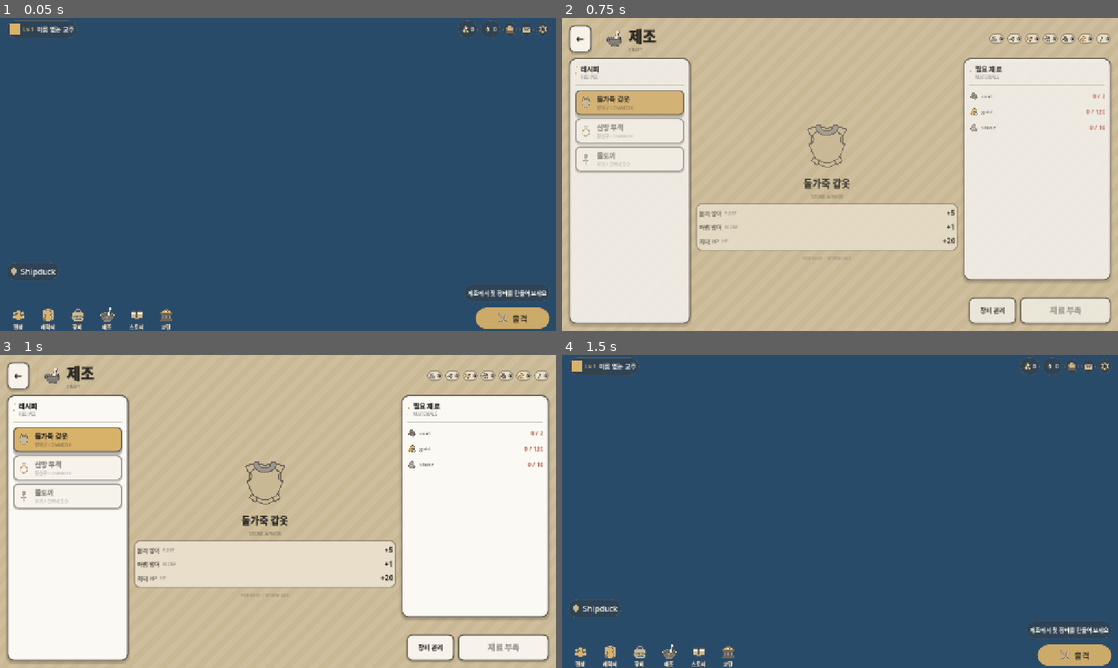
Above: before the commit, frames 1-4 (two rows, left to right).
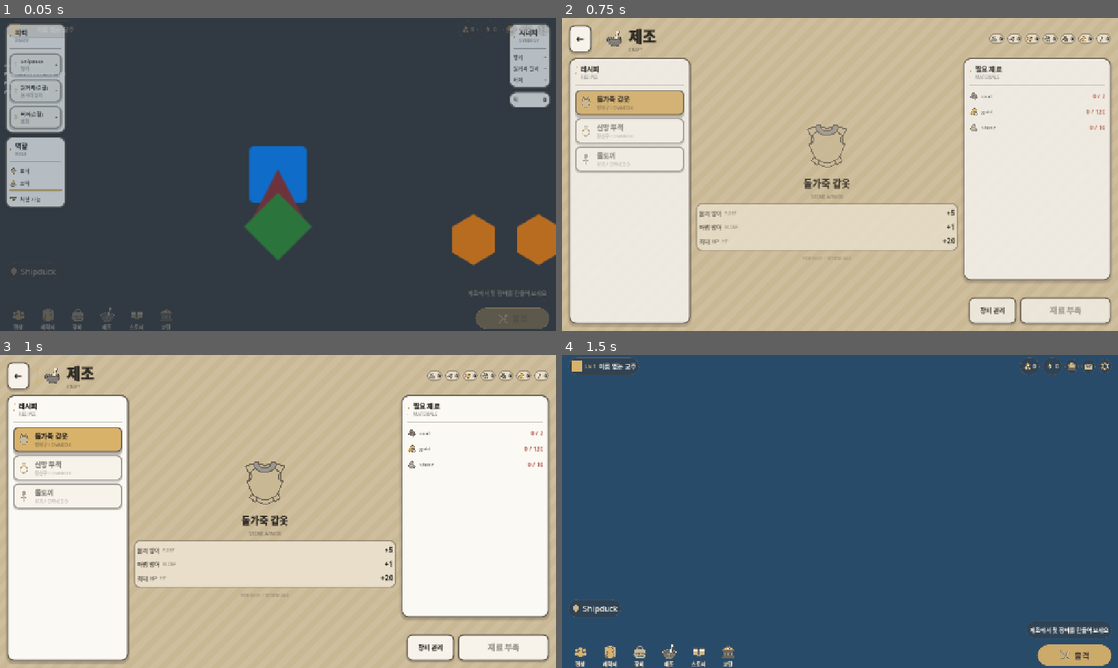
Above: after the commit, the same moments.

Repository: KADSA-OFFICIAL/Group-2
Game: Godot game, scene res://main.tscn
Same seed, same stepped clock (60 frames per second), same inputs: the game is played once before the commit and once after it.
Inputs:
- Up to frame 1 (0.05 s): no input
- Up to frame 2 (0.75 s): click "제조에서 첫 장비를 만들어 보세요" at 0.5 s
- Up to frame 3 (1 s): no input
- Up to frame 4 (1.5 s): click "←" at 1.25 s

The runs differ from the first frame. In frame 1, 99% of the frame differs, in the area x 0-100%, y 0-100%; in frame 2, nothing differs; in frame 3, nothing differs; in frame 4, nothing differs.

Commit message:
feat(ui): 화면 전환 페이드 — ScreenManager push/pop/swap (#139)
메타 화면끼리 오갈 때 화면이 한 프레임 만에 갈아치워져 깜빡이는 것처럼 보였다.
#127 로 화면 안쪽에는 진입 스태거가 생겼는데 화면 자체가 바뀌는 순간은 즉시라
오히려 더 튀었다.

- push: 새 화면이 페이드 인
- pop / close_all: 페이드 아웃 뒤 해제
- swap = pop + push 이므로 자연스럽게 교차 페이드가 된다

전환은 스택 상태와 분리했다. 깊이와 신호는 즉시 갱신되고 연출만 뒤따른다.
그래야 화면 코드가 get_depth() 를 믿고 쓸 수 있다.

두 가지를 맞춰야 했다:
- ScreenManager 를 PROCESS_MODE_ALWAYS 로. 메타 화면이 뜨면 트리가 멈추므로
  이 노드가 정지 중에 돌지 않으면 전환 트윈이 서 버린다.
- 트윈을 사라지는 화면이 아니라 ScreenManager 가 소유하게. 사라지는 화면은
  입력을 끊으려고 process_mode 를 DISABLED 로 두는데, 트윈을 그 화면에 걸면
  함께 멈춰서 반투명한 채로 남는다.

Co-Authored-By: Claude Opus 5 <noreply@anthropic.com>

Diff:
--- a/autoload/ScreenManager.gd
+++ b/autoload/ScreenManager.gd
@@ -24,6 +24,15 @@
 # 화면 스택이 비었음을 뜻한다.
 const EMPTY_DEPTH: int = 0
 
+# ===== 전환 (#139) =====
+# 화면이 한 프레임 만에 갈아치워지면 깜빡이는 것처럼 보인다. 짧게 겹쳐 준다.
+#
+# 매우 짧게 두는 이유: 화면은 몇 번이고 오가는 곳이라 전환이 길면 곧 방해가 된다.
+# 전환은 **스택 상태와 무관하다** — 깊이·신호는 즉시 갱신되고 연출만 뒤따른다.
+# 그래야 화면 코드가 get_depth() 를 믿고 쓸 수 있다.
+const FADE_IN: float = 0.18
+const FADE_OUT: float = 0.14
+
 # 화면이 열렸을 때 (열린 화면 노드).
 signal screen_pushed(screen: Control)
 
@@ -48,6 +57,9 @@
 
 func _ready() -> void:
 	name = "ScreenManager"
+	# 메타 화면이 떠 있는 동안 트리가 멈추므로(_apply_pause), 전환 트윈을 이 노드가
+	# 소유하려면 이쪽도 정지 중에 돌아야 한다.
+	process_mode = Node.PROCESS_MODE_ALWAYS
 	_layer = CanvasLayer.new()
 	_layer.name = "ScreenLayer"
 	_layer.layer = SCREEN_LAYER
@@ -87,6 +99,7 @@
 	# 게임플레이가 멈춰도 화면은 계속 동작해야 버튼을 누를 수 있다.
 	screen.process_mode = Node.PROCESS_MODE_ALWAYS
 	_stack.append(screen)
+	_fade_in(screen)
 
 	screen_pushed.emit(screen)
 	if was_empty:
@@ -102,7 +115,8 @@
 		return
 
 	var top: Control = _stack.pop_back()
-	top.queue_free()
+	# 스택에서는 이미 빠졌다. 화면 노드만 잠시 남아 사라지는 걸 보여 준 뒤 해제된다.
+	_fade_out_and_free(top)
 
 	if not _stack.is_empty():
 		_stack.back().visible = true
@@ -138,13 +152,38 @@
 	if _stack.is_empty():
 		return
 	for screen in _stack:
-		screen.queue_free()
+		_fade_out_and_free(screen)
 	_stack.clear()
 	_apply_pause(false)
 	screen_popped.emit(EMPTY_DEPTH)
 	screen_visibility_changed.emit(false)
 
 
+# ===== 전환 (Transition) =====
+#
+# 트윈을 **이 시스템이 소유한다.** 사라지는 화면에 트윈을 걸면, 입력을 끊으려고
+# process_mode 를 껐을 때 그 트윈까지 함께 멈춰 화면이 반투명한 채로 남는다.
+
+func _fade_in(screen: Control) -> void:
+	screen.modulate.a = 0.0
+	var tween := create_tween()
+	tween.tween_property(screen, "modulate:a", 1.0, FADE_IN)
+
+
+func _fade_out_and_free(screen: Control) -> void:
+	if screen == null or not is_instance_valid(screen):
+		return
+	# 이미 닫힌 화면이 남은 0.1초 동안 클릭을 가로채면 안 된다.
+	# DISABLED 는 처리와 입력만 끊는다(그리기는 계속되므로 페이드가 보인다).
+	screen.process_mode = Node.PROCESS_MODE_DISABLED
+
+	var tween := create_tween()
+	tween.tween_property(screen, "modulate:a", 0.0, FADE_OUT)
+	tween.tween_callback(func():
+		if is_instance_valid(screen):
+			screen.queue_free())
+
+
 # 게임플레이 정지 상태를 적용한다. 정책이 꺼져 있으면 아무것도 하지 않는다.
 func _apply_pause(paused: bool) -> void:
 	if not pause_gameplay_while_open:
